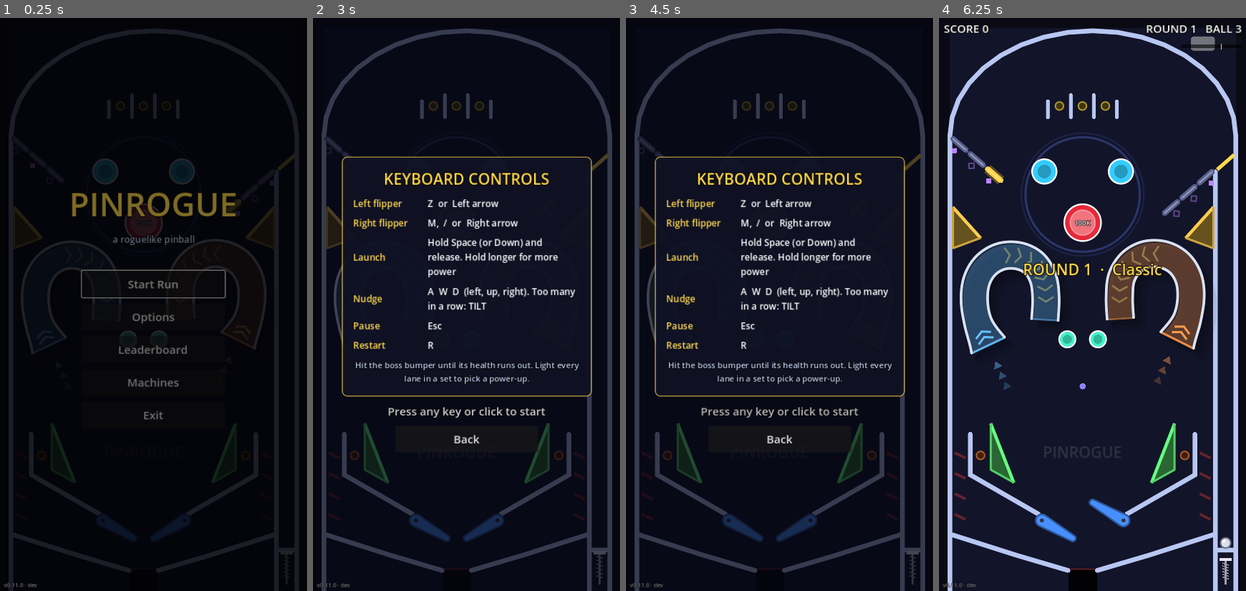
Above: before the commit, frames 1-4 (left to right).
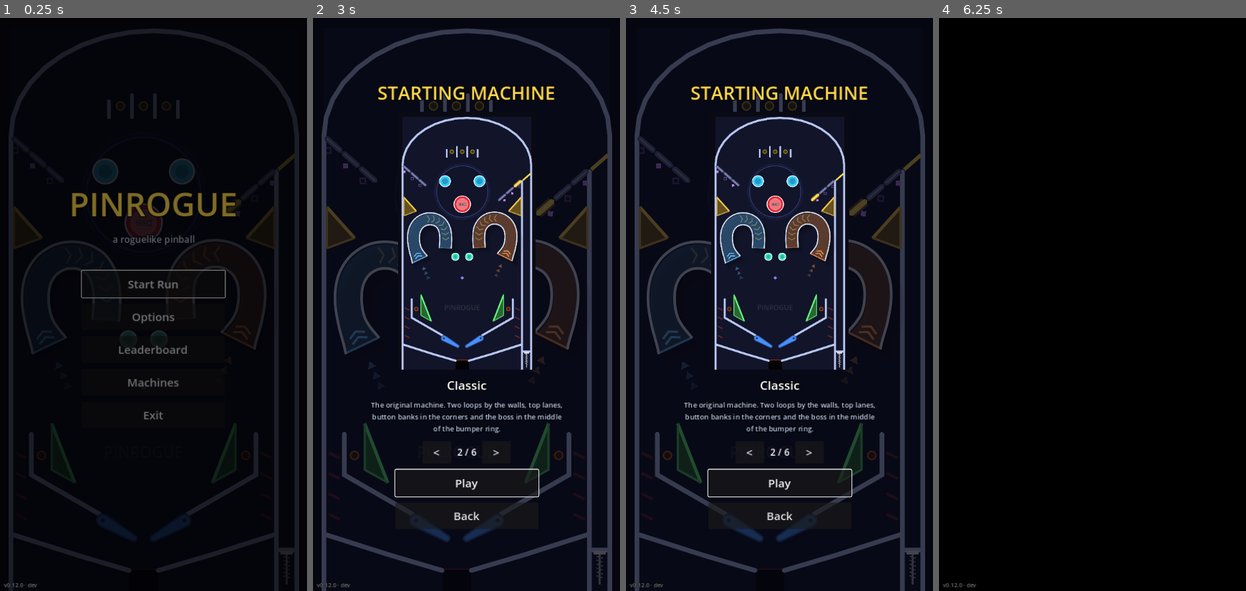
Above: after the commit, the same moments.

Repository: sessaregoAldo/PinRogue
Game: Godot game, scene res://scenes/main_menu.tscn
The game is run twice, just before and just after one commit, with the same random seed, the same clock (stepped at 60 frames per second) and the same inputs.
Inputs (mouse positions are in pixels of both pictures, inside the frame that each line leads up to):
- Up to frame 1 (0.25 s): no input
- Up to frame 2 (3 s): click "Start Run" at 0.5 s; click "Back" at 1.25 s; click "Start Run" at 2 s; click "Endless" at 2.75 s
- Up to frame 3 (4.5 s): click "Back" at 3.5 s; click "Endless" at 4.25 s
- Up to frame 4 (6.25 s): click (1092, 482) at 5 s, where only the run after the commit has a clickable "Play"; tap Enter (ui_accept) at 5.75, 6.02 s; move the mouse to (1160, 275) at 5.77 s; hold M (flipper_right) from 5.78 s (still down); hold Space (launch) from 5.78 s (still down); click (1160, 275) at 5.92 s

The runs differ from the first frame. In frame 1, less than 0.1% of the frame differs, in the area x 5-6%, y 98-100%; in frame 2, 13%; in frame 3, 13%; in frame 4, 92%, in the area x 1-99%, y 1-100%.

Commit message:
v0.12.0: pick the starting machine for Endless (or Random)
After choosing Endless, a STARTING MACHINE page shows a preview of each
machine (arrows / flipper keys / < > to browse) plus a Random entry whose
preview flips through the machines. Random picks a new machine on every
new run, including restarts.

Co-Authored-By: Claude Opus 5.5 <noreply@anthropic.com>

Diff:
--- a/build_info.cfg
+++ b/build_info.cfg
@@ -1,2 +1,2 @@
 [build]
-time="2026-11-09 03:16 UTC"
+time="2026-11-09 03:32 UTC"
--- a/project.godot
+++ b/project.godot
@@ -11,7 +11,7 @@
 [application]
 
 config/name="PinRogue"
-config/version="0.11.0"
+config/version="0.12.0"
 run/main_scene="res://scenes/main_menu.tscn"
 config/features=PackedStringArray("4.3", "GL Compatibility")
 
--- a/scripts/game_manager.gd
+++ b/scripts/game_manager.gd
@@ -65,6 +65,8 @@
 var next_boss_hp: int = BOSS_BASE_HP
 ## Level the run starts on, and the level being played (indexes into LevelRegistry).
 var start_level: int = 0
+## True when the player picked "Random": each new run starts on a random machine.
+var start_random: bool = false
 var current_level: int = 0
 ## Incremented on every restart so delayed callbacks from an old game can bail out.
 var round_id: int = 0
@@ -255,6 +257,8 @@
 	boss_max_hp = BOSS_BASE_HP
 	boss_color = Palette.BOSS_START
 	next_boss_hp = BOSS_BASE_HP
+	if start_random:
+		start_level = randi() % LevelRegistry.count()
 	current_level = start_level
 	choosing = false
 	entering_name = false
--- a/scripts/main_menu.gd
+++ b/scripts/main_menu.gd
@@ -4,7 +4,7 @@
 ## the background.
 ##
 ## Start Run -> pick a game mode (Endless; the others are greyed out until they
-## exist) -> a controls summary for this device (PC or touch screen) -> any key,
+## exist) -> pick the starting machine (or Random) -> a controls summary for this device (PC or touch screen) -> any key,
 ## click or tap fades to black and opens the game, which fades in on round 1.
 
 const GAME_SCENE := "res://scenes/game.tscn"
@@ -18,6 +18,17 @@
 var _leaderboard_page: VBoxContainer
 var _machines_page: VBoxContainer
 var _modes_page: VBoxContainer
+var _pick_page: VBoxContainer
+var _pick_view: SubViewport
+var _pick_name: Label
+var _pick_desc: Label
+var _pick_count: Label
+var _pick_mystery: Label
+var _pick_play: Button
+## Starting machine choice: -1 = Random, otherwise a LevelRegistry index.
+var _pick_index: int = 0
+var _pick_cycle_time: float = 0.0
+var _pick_cycle_level: int = 0
 var _controls_page: VBoxContainer
 var _endless_button: Button
 var _controls_title: Label
@@ -56,6 +67,13 @@
 		_touch_used = true
 	elif event is InputEventKey and event.pressed:
 		_touch_used = false
+	if _pick_page.visible and not (event is InputEventKey and event.echo):
+		if event.is_action_pressed("ui_left") or event.is_action_pressed("flipper_left"):
+			get_viewport().set_input_as_handled()
+			_click_pick(_pick_index - 1)
+		elif event.is_action_pressed("ui_right") or event.is_action_pressed("flipper_right"):
+			get_viewport().set_input_as_handled()
+			_click_pick(_pick_index + 1)
 
 
 func _unhandled_input(event: InputEvent) -> void:
@@ -90,6 +108,9 @@
 		_show_machine(_machine_index)
 	elif page == _modes_page:
 		_endless_button.grab_focus()
+	elif page == _pick_page:
+		_show_pick(_pick_index)
+		_pick_play.grab_focus()
 	elif page == _controls_page:
 		_fill_controls()
 		_controls_ready_at = Time.get_ticks_msec() / 1000.0 + 0.35
@@ -99,11 +120,54 @@
 	if _options_page.visible:
 		Sfx.save_settings()
 	Sfx.play("click")
-	_show_page(_modes_page if _controls_page.visible else _main_page)
+	if _controls_page.visible:
+		_show_page(_pick_page)
+	elif _pick_page.visible:
+		_show_page(_modes_page)
+	else:
+		_show_page(_main_page)
 
 
 func _pick_mode(mode: String) -> void:
 	GameManager.game_mode = mode
+	_click_to(_pick_page)
+
+
+# --- Starting machine -------------------------------------------------------------
+
+func _process(delta: float) -> void:
+	# "Random" flips through the machines in its preview.
+	if _pick_page.visible and _pick_index < 0:
+		_pick_cycle_time -= delta
+		if _pick_cycle_time <= 0.0:
+			_pick_cycle_time = 0.5
+			_pick_cycle_level = (_pick_cycle_level + 1) % LevelRegistry.count()
+			_put_level(_pick_view, _pick_cycle_level)
+
+
+## Entries run Random, machine 1, machine 2, ... and wrap around.
+func _show_pick(index: int) -> void:
+	_pick_index = posmod(index + 1, LevelRegistry.count() + 1) - 1
+	_pick_count.text = "%d / %d" % [_pick_index + 2, LevelRegistry.count() + 1]
+	_pick_mystery.visible = _pick_index < 0
+	if _pick_index < 0:
+		_pick_name.text = "Random"
+		_pick_desc.text = "A surprise machine every run."
+		_pick_cycle_time = 0.0
+	else:
+		var level := _put_level(_pick_view, _pick_index)
+		_pick_name.text = level.level_name
+		_pick_desc.text = level.description
+
+
+func _click_pick(index: int) -> void:
+	Sfx.play("click")
+	_show_pick(index)
+
+
+func _confirm_pick() -> void:
+	GameManager.start_random = _pick_index < 0
+	GameManager.start_level = maxi(0, _pick_index)
 	_click_to(_controls_page)
 
 
@@ -165,7 +229,6 @@
 		return
 	_starting = true
 	Sfx.play("click")
-	GameManager.start_level = 0
 	var tween := create_tween()
 	tween.tween_property(_fade, "modulate:a", 1.0, 0.45).set_trans(Tween.TRANS_SINE)
 	tween.tween_callback(func() -> void: get_tree().change_scene_to_file(GAME_SCENE))
@@ -175,16 +238,43 @@
 
 func _show_machine(index: int) -> void:
 	_machine_index = posmod(index, LevelRegistry.count())
-	for child in _machine_view.get_children():
-		if child is Level:
-			_machine_view.remove_child(child)
-			child.queue_free()
-	var level := LevelRegistry.instantiate(_machine_index)
-	level.process_mode = Node.PROCESS_MODE_DISABLED # just a picture
-	_machine_view.add_child(level)
+	var level := _put_level(_machine_view, _machine_index)
 	_machine_name.text = level.level_name
 	_machine_desc.text = level.description
 	_machine_count.text = "%d / %d" % [_machine_index + 1, LevelRegistry.count()]
+
+
+## Show a machine (still, as a picture) in a preview viewport.
+func _put_level(view: SubViewport, index: int) -> Level:
+	for child in view.get_children():
+		if child is Level:
+			view.remove_child(child)
+			child.queue_free()
+	var level := LevelRegistry.instantiate(index)
+	level.process_mode = Node.PROCESS_MODE_DISABLED # just a picture
+	view.add_child(level)
+	return level
+
+
+## A framed preview of a table at 45% size, centered in `parent`.
+func _build_preview(parent: Control) -> SubViewport:
+	var stack := MarginContainer.new() # stacks the preview and any overlay
+	var frame := SubViewportContainer.new()
+	frame.stretch = true
+	frame.custom_minimum_size = Vector2(270, 504)
+	var view := SubViewport.new()
+	view.size = Vector2i(270, 504)
+	view.transparent_bg = false
+	var cam := Camera2D.new()
+	cam.position = Vector2(300, 560)
+	cam.zoom = Vector2(0.45, 0.45)
+	view.add_child(cam)
+	frame.add_child(view)
+	stack.add_child(frame)
+	var row := CenterContainer.new()
+	row.add_child(stack)
+	parent.add_child(row)
+	return view
 
 
 # --- Building -------------------------------------------------------------------
@@ -242,20 +332,7 @@
 	# Machines (table layouts)
 	_machines_page = _page(holder)
 	_label(_machines_page, "MACHINES", 40, GOLD)
-	var frame := SubViewportContainer.new()
-	frame.stretch = true
-	frame.custom_minimum_size = Vector2(270, 504) # the table at 45% size
-	_machine_view = SubViewport.new()
-	_machine_view.size = Vector2i(270, 504)
-	_machine_view.transparent_bg = false
-	var cam := Camera2D.new()
-	cam.position = Vector2(300, 560)
-	cam.zoom = Vector2(0.45, 0.45)
-	_machine_view.add_child(cam)
-	frame.add_child(_machine_view)
-	var frame_row := CenterContainer.new()
-	frame_row.add_child(frame)
-	_machines_page.add_child(frame_row)
+	_machine_view = _build_preview(_machines_page)
 	_machine_name = _label(_machines_page, "", 24, Color.WHITE)
 	_machine_desc = _label(_machines_page, "", 14, SOFT)
 	_machine_desc.autowrap_mode = TextServer.AUTOWRAP_WORD_SMART
@@ -283,6 +360,34 @@
 	_mode(_modes_page, "Boss Rush", "Coming soon", Callable())
 	_spacer(_modes_page, 8)
 	_button(_modes_page, "Back", _back)
+
+	# Starting machine (Endless)
+	_pick_page = _page(holder)
+	_label(_pick_page, "STARTING MACHINE", 36, GOLD)
+	_pick_view = _build_preview(_pick_page)
+	var mystery_dim := ColorRect.new() # Random: the flipping preview is dimmed under a big "?"
+	mystery_dim.color = Color(0, 0, 0, 0.45)
+	_pick_mystery = _label(_pick_page, "?", 160, GOLD)
+	_pick_view.get_parent().get_parent().add_child(mystery_dim)
+	_pick_page.remove_child(_pick_mystery)
+	_pick_view.get_parent().get_parent().add_child(_pick_mystery)
+	_pick_mystery.vertical_alignment = VERTICAL_ALIGNMENT_CENTER
+	_pick_mystery.visibility_changed.connect(func() -> void: mystery_dim.visible = _pick_mystery.visible)
+	_pick_name = _label(_pick_page, "", 24, Color.WHITE)
+	_pick_desc = _label(_pick_page, "", 14, SOFT)
+	_pick_desc.autowrap_mode = TextServer.AUTOWRAP_WORD_SMART
+	_pick_desc.custom_minimum_size = Vector2(380, 0)
+	var pick_nav := HBoxContainer.new()
+	pick_nav.alignment = BoxContainer.ALIGNMENT_CENTER
+	pick_nav.add_theme_constant_override("separation", 12)
+	_pick_page.add_child(pick_nav)
+	_small_button(pick_nav, "<", func() -> void: _click_pick(_pick_index - 1)).focus_mode = Control.FOCUS_NONE
+	_pick_count = Label.new()
+	_pick_count.add_theme_font_size_override("font_size", 18)
+	pick_nav.add_child(_pick_count)
+	_small_button(pick_nav, ">", func() -> void: _click_pick(_pick_index + 1)).focus_mode = Control.FOCUS_NONE
+	_pick_play = _button(_pick_page, "Play", _confirm_pick)
+	_button(_pick_page, "Back", _back)
 
 	# Controls summary (shown before the first ball)
 	_controls_page = _page(holder)
Not shown, changed: docs/index.pck
